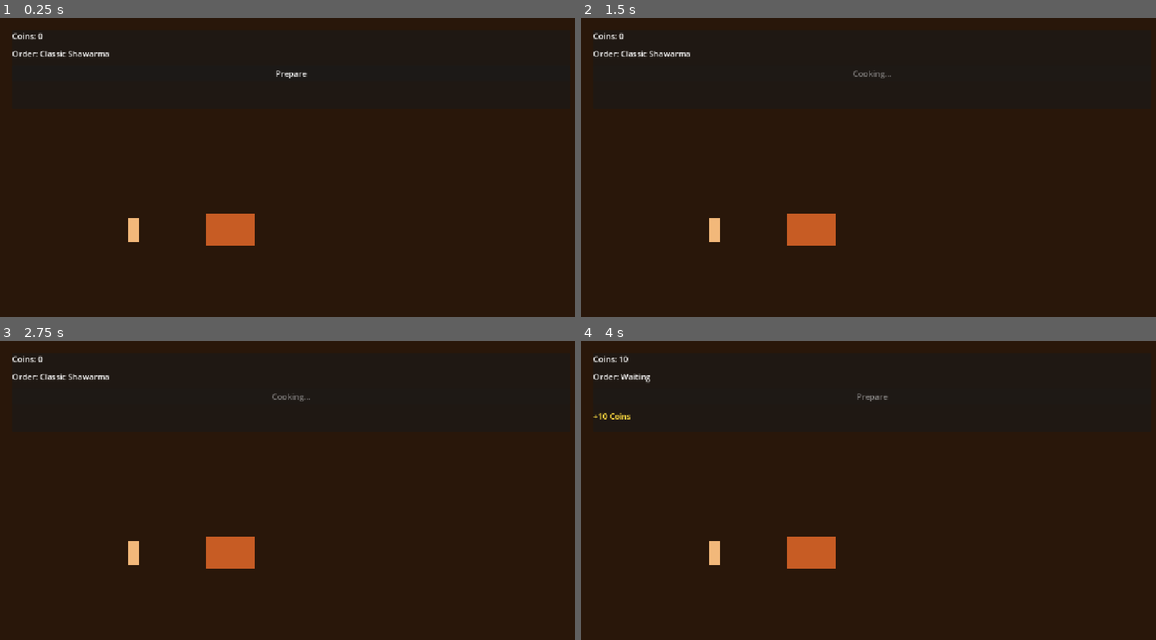
Above: before the commit, frames 1-4 (two rows, left to right).
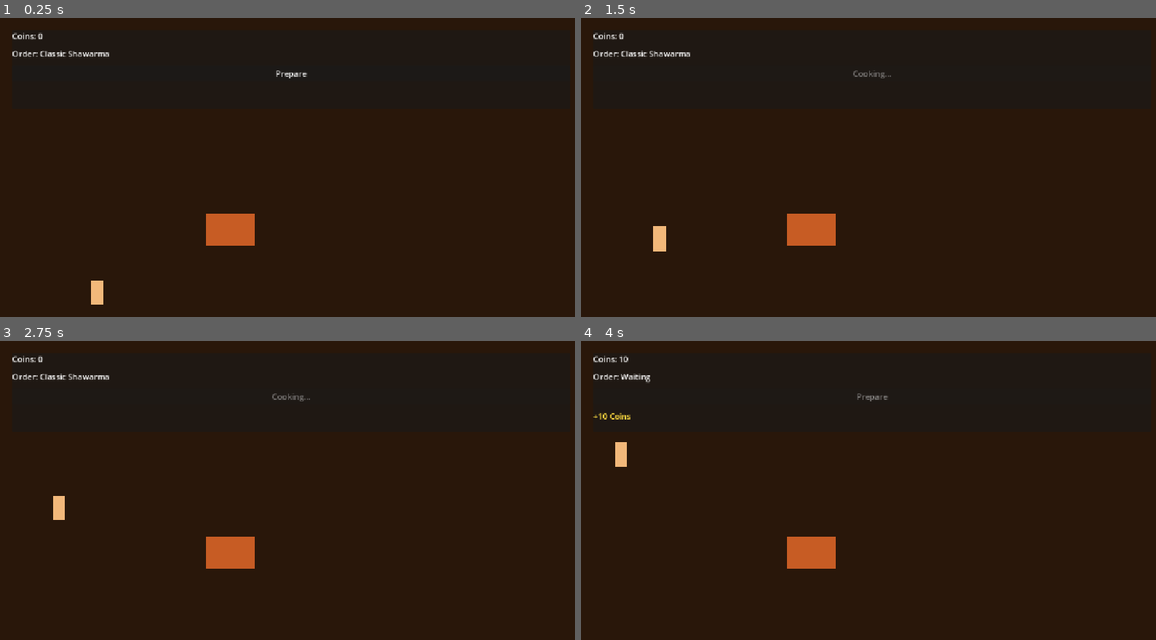
Above: after the commit, the same moments.

Repository: pyto159/ShawarmaEmpire
Game: Godot game, scene res://Scenes/Main.tscn
Same seed, same stepped clock (60 frames per second), same inputs: the game is played once before the commit and once after it.
Inputs:
- Up to frame 1 (0.25 s): no input
- Up to frame 2 (1.5 s): click "Prepare" at 0.5 s
- Up to frame 3 (2.75 s): no input
- Up to frame 4 (4 s): no input

The runs differ from the first frame. In frame 1, 0.3% of the frame differs, in the area x 15-25%, y 66-96%; in frame 2, 0.3%, in the area x 12-25%, y 66-79%; in frame 3, 0.3%; in frame 4, 0.3%.

Commit message:
Spawn next customer from spawner

Diff:
--- a/shawarma-empire/Scenes/Main.gd
+++ b/shawarma-empire/Scenes/Main.gd
@@ -1,15 +1,22 @@
 extends Control
+
+const CUSTOMER_QUEUE_PATH: NodePath = NodePath("../CustomerQueue")
 
 @onready var game_hud: GameHUD = $GameHUD
 @onready var cooking_stand: CookingStand = $World/CookingStand
-@onready var playable_customer: Customer = $World/PlayableCustomer
+@onready var customer_queue: QueueSystem = $World/CustomerQueue
+@onready var customer_spawner: Spawner2D = $World/CustomerSpawner
+@onready var spawned_customers: Node2D = $World/SpawnedCustomers
+
+var active_customer: Customer
 
 
 func _ready() -> void:
 	SaveManager.load_game()
+	_configure_customer_spawner()
 	_connect_cooking_stand()
 	game_hud.set_cooking_stand(cooking_stand)
-	game_hud.set_active_customer(playable_customer)
+	_spawn_next_customer()
 
 
 func _notification(what: int) -> void:
@@ -17,9 +24,37 @@
 		SaveManager.save_game()
 
 
+func _configure_customer_spawner() -> void:
+	customer_spawner.spawn_parent = spawned_customers
+	if not customer_spawner.spawn_succeeded.is_connected(_on_customer_spawned):
+		customer_spawner.spawn_succeeded.connect(_on_customer_spawned)
+
+
 func _connect_cooking_stand() -> void:
 	if not cooking_stand.cooking_completed.is_connected(_on_cooking_completed):
 		cooking_stand.cooking_completed.connect(_on_cooking_completed)
+
+
+func _spawn_next_customer() -> void:
+	customer_spawner.try_spawn()
+
+
+func _on_customer_spawned(instance: Node, _definition: SpawnDefinition, _spawn_point: SpawnPoint2D) -> void:
+	if not instance is Customer:
+		return
+
+	var customer: Customer = instance as Customer
+	active_customer = customer
+	game_hud.set_active_customer(active_customer)
+	active_customer.queue_system_path = CUSTOMER_QUEUE_PATH
+	active_customer.left.connect(_on_customer_left, CONNECT_ONE_SHOT)
+	active_customer.join_queue(customer_queue)
+
+
+func _on_customer_left(_customer: Customer) -> void:
+	active_customer = null
+	game_hud.set_active_customer(null)
+	call_deferred("_spawn_next_customer")
 
 
 func _on_cooking_completed(order: Order) -> void:
--- a/shawarma-empire/Scenes/Main.tscn
+++ b/shawarma-empire/Scenes/Main.tscn
@@ -7,6 +7,19 @@
 [ext_resource type="PackedScene" path="res://Scenes/Stand/CookingStand.tscn" id="6_cooking_stand"]
 [ext_resource type="PackedScene" path="res://Scenes/UI/GameHUD.tscn" id="7_game_hud"]
 [ext_resource type="PackedScene" path="res://Scenes/Customer/Customer.tscn" id="8_customer"]
+[ext_resource type="Script" path="res://Scripts/Spawning/Spawner2D.gd" id="9_spawner"]
+[ext_resource type="Script" path="res://Scripts/Spawning/SpawnPoint2D.gd" id="10_spawn_point"]
+[ext_resource type="Script" path="res://Scripts/Spawning/SpawnDefinition.gd" id="11_spawn_definition"]
+[ext_resource type="Script" path="res://Scripts/Spawning/SpawnPool.gd" id="12_spawn_pool"]
+
+[sub_resource type="Resource" id="Resource_customer_spawn_definition"]
+script = ExtResource("11_spawn_definition")
+scene = ExtResource("8_customer")
+max_active_instances = 1
+
+[sub_resource type="Resource" id="Resource_customer_spawn_pool"]
+script = ExtResource("12_spawn_pool")
+definitions = Array[Resource]([SubResource("Resource_customer_spawn_definition")])
 
 [node name="Main" type="Control"]
 layout_mode = 3
@@ -29,7 +42,6 @@
 [node name="GameHUD" parent="." instance=ExtResource("7_game_hud")]
 layout_mode = 1
 cooking_stand_path = NodePath("../World/CookingStand")
-active_customer_path = NodePath("../World/PlayableCustomer")
 
 [node name="World" type="Node2D" parent="."]
 position = Vector2(360, 420)
@@ -67,5 +79,12 @@
 [node name="CookingStand" parent="World" instance=ExtResource("6_cooking_stand")]
 position = Vector2(96, -88)
 
-[node name="PlayableCustomer" parent="World" instance=ExtResource("8_customer")]
-position = Vector2(-96, 0)
+[node name="SpawnedCustomers" type="Node2D" parent="World"]
+
+[node name="CustomerSpawner" type="Node2D" parent="World"]
+position = Vector2(-160, 144)
+script = ExtResource("9_spawner")
+spawn_pool = SubResource("Resource_customer_spawn_pool")
+
+[node name="CustomerSpawnPoint" type="Marker2D" parent="World/CustomerSpawner"]
+script = ExtResource("10_spawn_point")
Not shown: 1 places in shawarma-empire/Scenes/Main.tscn that only renumber resources
